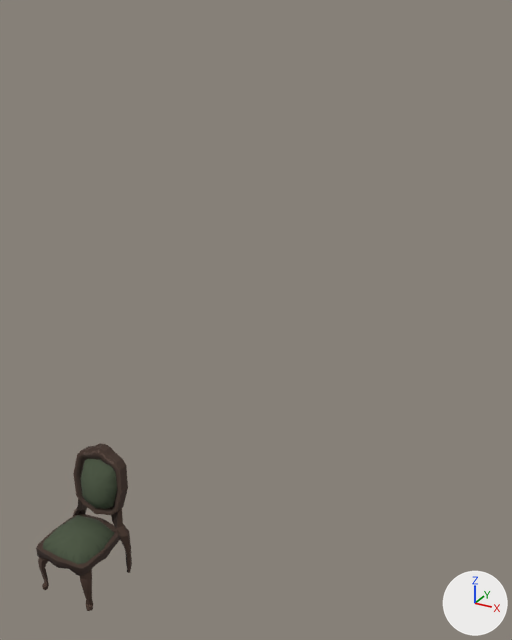
An edit to the FBX model 박지언(아트)/Background/chair/2/chair2.FBX, drawn before and after from the same camera.
Before and after are seen from a 50 mm camera at (3.94, 0.27, 13.47) aimed at (1.11, 5.4, 10.9). Lighting does not change. The marker at lower right points along +X, +Y and +Z.
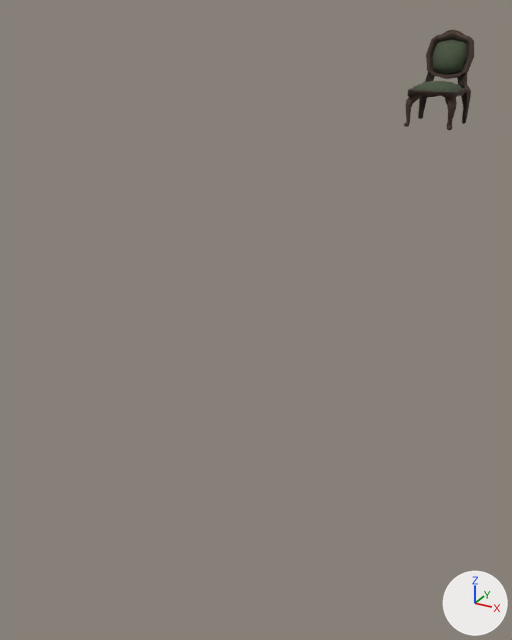
Pixel boxes [x1, y1, x2, y2] of what changed, in the pictures (512 x 640 px; the box of a moved part takes in the faces that stretch with it):
```json
{"object": "Box049", "change": "reshaped, moved, turned", "before": [36, 443, 132, 611], "after": [404, 30, 474, 130]}
{"part": 1, "of": "me_mesh", "change": "moved or reshaped", "before": [43, 515, 114, 564], "after": [412, 81, 462, 92]}
{"part": 2, "of": "me_mesh", "change": "moved or reshaped", "before": [36, 513, 121, 576], "after": [408, 88, 466, 99]}
{"part": 3, "of": "me_mesh", "change": "moved or reshaped", "before": [81, 459, 117, 509], "after": [433, 40, 467, 74]}
{"part": 4, "of": "me_mesh", "change": "moved or reshaped", "before": [73, 443, 128, 515], "after": [426, 30, 474, 79]}
{"part": 5, "of": "me_mesh", "change": "moved or reshaped", "before": [111, 509, 132, 573], "after": [457, 72, 471, 124]}
{"part": 6, "of": "me_mesh", "change": "moved or reshaped", "before": [38, 558, 49, 590], "after": [404, 95, 420, 127]}
{"part": 7, "of": "me_mesh", "change": "moved or reshaped", "before": [73, 499, 87, 516], "after": [418, 72, 435, 119]}
{"part": 8, "of": "me_mesh", "change": "moved or reshaped", "before": [80, 569, 93, 611], "after": [445, 97, 457, 130]}
```

Scene script edits in JSON lines:
```json
{"block": "me_mesh", "where": "# used by ob_box049; location = (0.68, 3.46, 9.32); scale = (0.0224, 0.0217, 0.0254)"}
{"op": "remove", "block": "me_mesh", "code": "me_mesh.from_pydata(...)  # 414 vertices, 426 faces; spans x -12.2..12.2, y -14.8..14.8, z 0.0..42.3"}
{"op": "add", "block": "me_mesh", "code": "me_mesh.from_pydata(...)  # 414 vertices, 426 faces; spans x -12.2..12.2, y 2.7..45.0, z -15.5..14.5"}
{"block": "me_mesh", "change": "me_mesh part 1: the loose piece of 29 vertices spanning x -10.4..10.4, y -13.2..8.3, z 16.2..20.1 is turned -90.7 degrees about the x axis through its middle, then moved by (0.0, 23.5, -16.1)"}
{"block": "me_mesh", "change": "me_mesh part 2: the loose piece of 73 vertices spanning x -11.7..11.7, y -14.8..9.9, z 13.7..16.6 is turned -90.7 degrees about the x axis through its middle, then moved by (0.0, 20.5, -13.1)"}
{"block": "me_mesh", "change": "me_mesh part 3: the loose piece of 33 vertices spanning x -7.9..7.9, y 5.0..12.0, z 22.4..38.2 is turned -90.7 degrees about the x axis through its middle, then moved by (0.0, 24.6, -39.3)"}
{"block": "me_mesh", "change": "me_mesh part 4: the loose piece of 75 vertices spanning x -10.7..10.7, y 6.2..14.8, z 20.1..42.3 is turned -90.7 degrees about the x axis through its middle, then moved by (0.0, 23.4, -42.3)"}
{"block": "me_mesh", "change": "me_mesh part 5: the loose piece of 48 vertices spanning x 5.1..12.2, y 5.8..10.6, z 0.0..23.8 is turned -90.7 degrees about the x axis through its middle, then moved by (0.0, 6.5, -20.4)"}
{"block": "me_mesh", "change": "me_mesh part 6: the loose piece of 54 vertices spanning x -11.5..-5.0, y -13.5..-6.6, z 0.0..16.3 is turned -90.7 degrees about the x axis through its middle, then moved by (0.0, 21.2, 1.6)"}
{"block": "me_mesh", "change": "me_mesh part 7: the loose piece of 48 vertices spanning x -12.2..-5.1, y 5.8..10.6, z 0.9..24.7 is turned -90.7 degrees about the x axis through its middle, then moved by (0.0, 7.4, -21.3)"}
{"block": "me_mesh", "change": "me_mesh part 8: 54 of 414 vertices moved; they spanned x 5.0..11.5, y -13.5..-6.6, z 0.0..16.3 and now span x 5.0..11.5, y 2.8..19.3, z 6.3..13.2; mean shift (0.0, 21.4, 4.5); largest move (6.4, -11.2, 16.3) -> (6.4, 19.3, 10.8)"}
{"op": "set", "path": "ob_box049.location", "old": "(0.68, 3.46, 9.32)", "new": "(1.91, 7.87, 12.3)"}
{"op": "set", "path": "ob_box049.rotation_euler", "old": "(0.0, 0.0, 0.0)", "new": "(1.571, 0.0, 0.0)", "note": "degrees (0, 0, 0) -> degrees (90, 0, 0)"}
```
